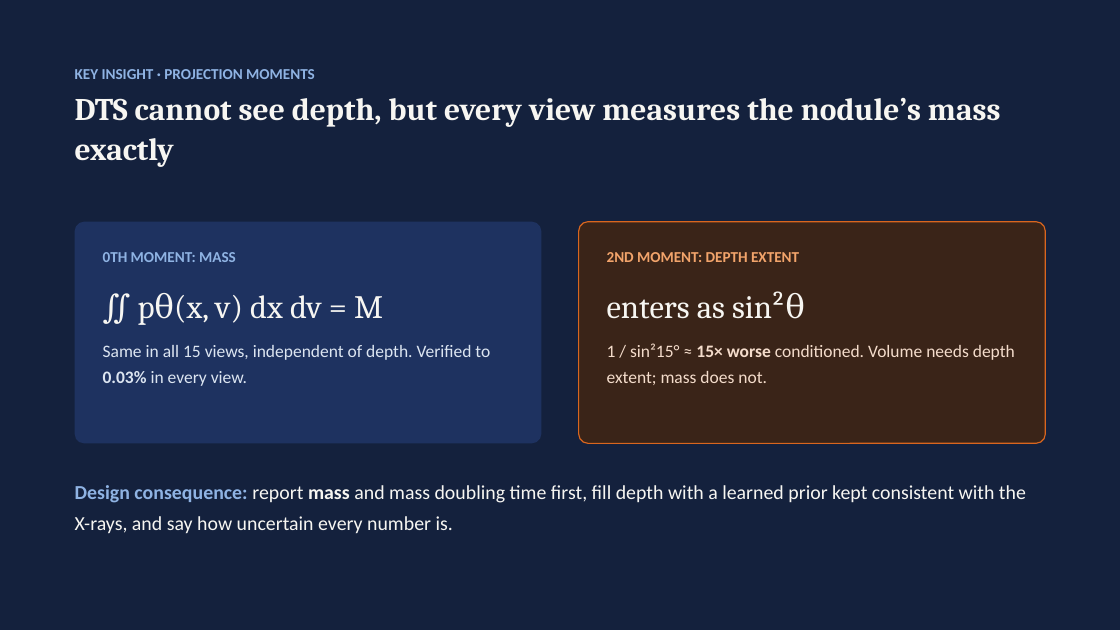
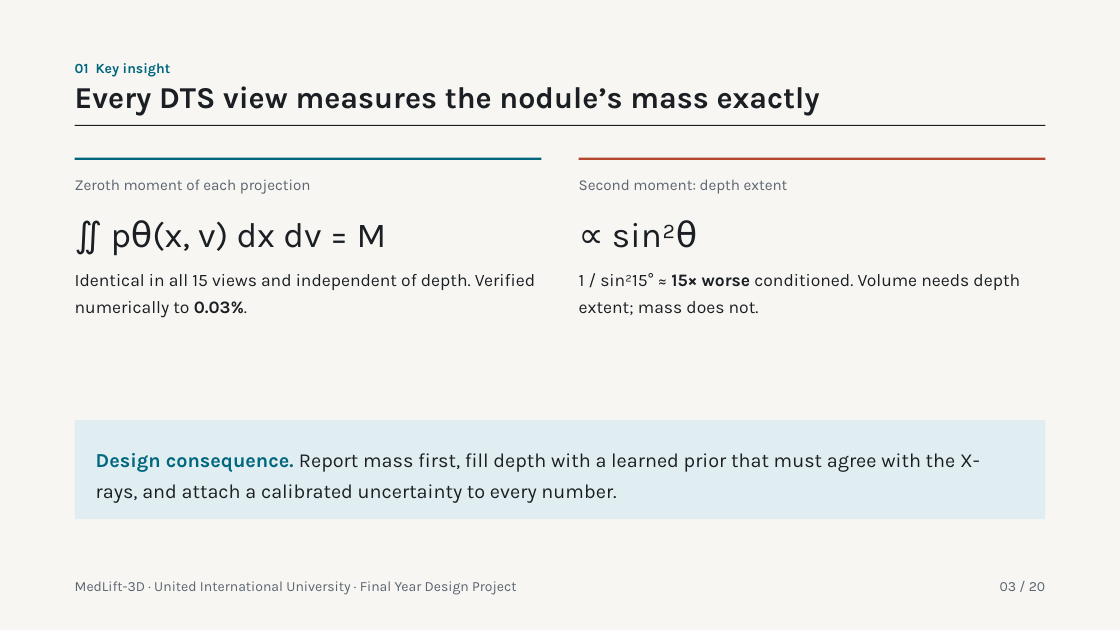
Before and after one commit to tcsquanta/medlift3d, a slide deck: slide 3 of report/MedLift3D_Defense.pptx (slide 4 before the commit). Drawn at 1120x630 pixels with LibreOffice and Linux fonts; fonts in the diff are those of the drawing. Boxes give left, top, right and bottom in pixels: in the first picture for what was removed or moved away, otherwise in the second. Text is boxed around its words. In the diff, an @@ line names an element or a change of style, - is before the commit and + after.

```diff
--- a/report/MedLift3D_Defense.pptx
+++ b/report/MedLift3D_Defense.pptx
@@ background #14213D to #F7F6F2 @@
@@ text at (75, 86, 820, 116): text changed; size 27 to 26 pt; font Cambria to Karla; text colour #F7F6F2 to #1B1F24 @@
-DTS cannot see depth, but every view measures the nodule’s mass exactly
+Every DTS view measures the nodule’s mass exactly
@@ text at (75, 63, 171, 77): text changed; size 13 to 12 pt; font Calibri to Karla; text colour #8FB3E3 to #00677F @@
-KEY INSIGHT · PROJECTION MOMENTS
+01 Key insight
@@ rectangle added at (75, 125, 1046, 126), fill #1B1F24 @@
@@ text at (75, 179, 311, 194): text changed; font Calibri to Karla; text colour #8FB3E3 to #5B6470; bold off @@
-0TH MOMENT: MASS
+Zeroth moment of each projection
@@ text "Zeroth moment of each projection": place and size @@
-text "Zeroth moment of each projection" at (103, 252, 490, 386)
+text "Zeroth moment of each projection" at (75, 179, 535, 318)
@@ rectangle added at (75, 158, 542, 160), fill #00677F @@
@@ text at (579, 179, 788, 194): text changed; font Calibri to Karla; text colour #F2A46B to #5B6470; bold off @@
-2ND MOMENT: DEPTH EXTENT
-enters as sin²θ
+Second moment: depth extent
+∝ sin²θ
@@ text "Second moment: depth extent": place and size @@
-text "Second moment: depth extent" at (607, 252, 1015, 385)
+text "Second moment: depth extent" at (579, 179, 1020, 315)
@@ rectangle added at (579, 158, 1046, 160), fill #B5472F @@
@@ rounded rectangle removed at (75, 222, 542, 444) @@
@@ text at (152, 221, 387, 251): size 28 to 30 pt, font Cambria to Karla, text colour #F7F6F2 to #1B1F24 in "∬ pθ(x, v) dx dv = M"; line spacing 1.2 to 1.25; less space between paragraphs @@
@@ rounded rectangle removed at (579, 222, 1046, 444) @@
@@ text at (75, 274, 535, 318): text changed; font Calibri to Karla; text colour #DCE5F1 to #1B1F24 @@
-Same in all 15 views, independent of depth. Verified to 0.03% in every view.
+Identical in all 15 views and independent of depth. Verified numerically to 0.03%.
@@ text at (579, 273, 1020, 315): font Calibri to Karla, text colour #F4DCCB to #1B1F24 in "1 / sin²15° ≈ 15× worse conditioned. ..."; line spacing 1.2 to 1.25; less space between paragraphs @@
@@ rectangle added at (75, 420, 1046, 519), fill #E1EEF1 @@
@@ text at (96, 453, 980, 503): text changed; font Calibri to Karla; text colour #F7F6F2 to #1B1F24 @@
-Design consequence: report mass and mass doubling time first, fill depth with a learned prior kept consistent with the X-rays, and say how uncertain every number is.
+Design consequence. Report mass first, fill depth with a learned prior that must agree with the X-rays, and attach a calibrated uncertainty to every number.
@@ text added at (75, 581, 516, 595), 12 pt, text #5B6470 @@
+MedLift-3D · United International University · Final Year Design Project
@@ text added at (1000, 582, 1045, 591), 12 pt, text #5B6470 @@
+03 / 20
```
Also in this commit, not shown: 19 other slides changed, 1 slide removed.
